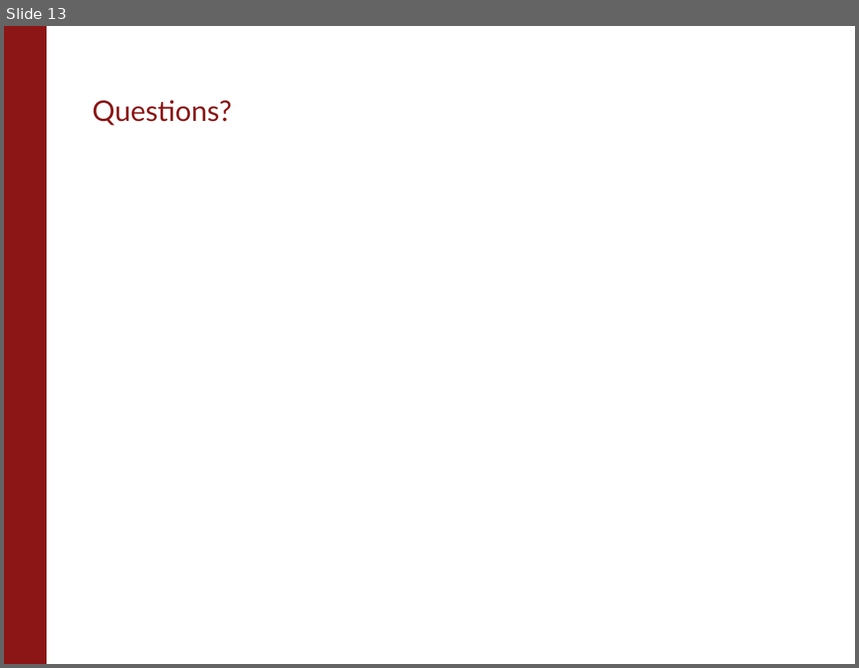
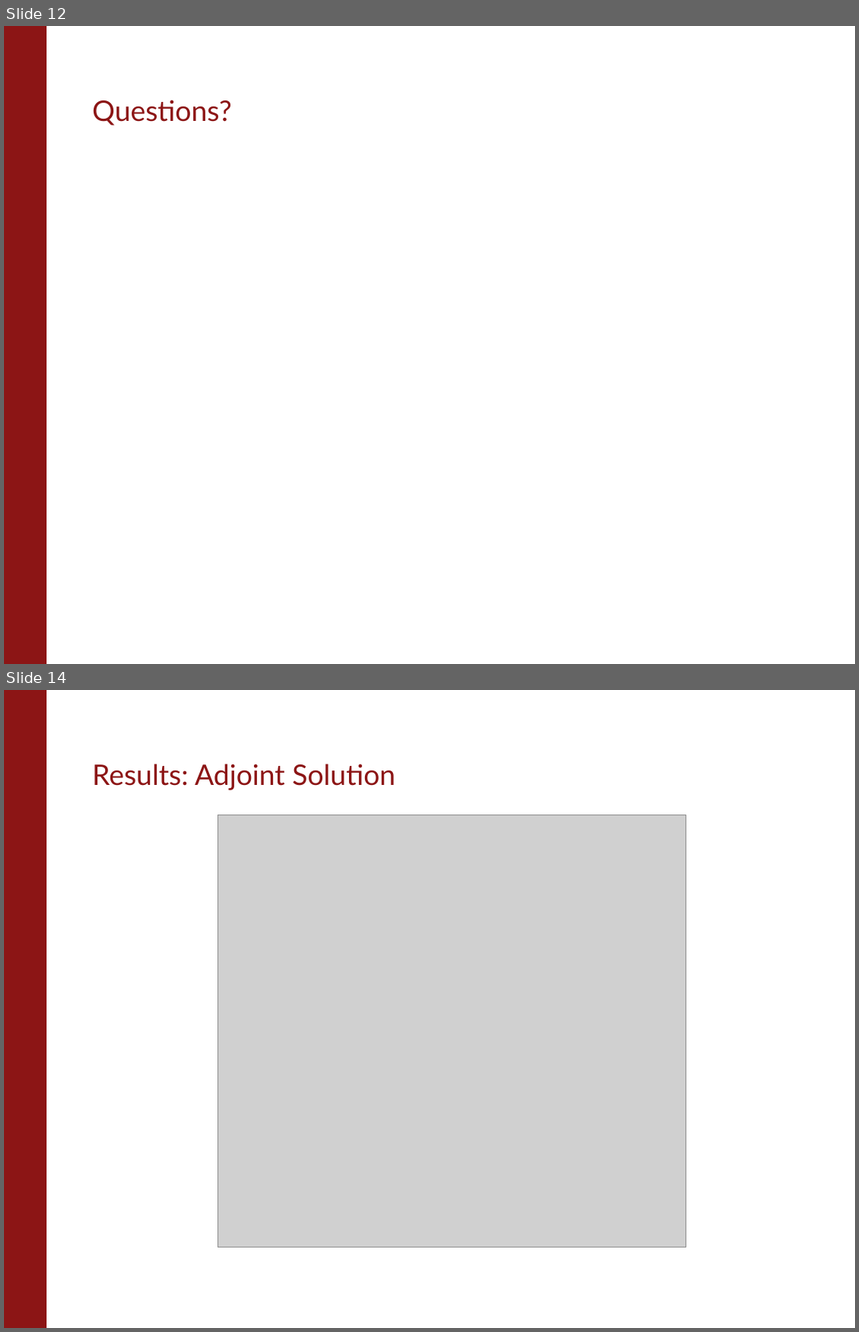
Before and after one commit to su2code/Documentation, a slide deck: Presentations/1st Workshop/Running_SU2.pptx. Shown one above the other, each under a label of ours: slide 13 before the commit, slides 12 and 14 after it; the slides between them are not shown. The pictures are 859x668 and 859x1332 pixels, drawn with LibreOffice and Linux fonts; fonts in the diff are those of the drawing; grey boxes stand for pictures; background and template pictures are left out. Boxes give left, top, right and bottom in pixels: in the first picture for what was removed or moved away, otherwise in the second. Text is boxed around its words. In the diff, an @@ line names an element or a change of style, - is before the commit and + after.

```diff
--- a/Presentations/1st Workshop/Running_SU2.pptx
+++ b/Presentations/1st Workshop/Running_SU2.pptx
@@ slide 14 added at (4, 690, 855, 1328), background #FFFFFF; not listed: 1 template element that a slide beside it also shows @@
@@ title added at (92, 764, 395, 790), 24 pt, text #8C1515 @@
+Results: Adjoint Solution
@@ picture added at (218, 815, 686, 1248) @@
@@ what was slide 13 is now slide 12 @@
```
Also in this commit, not shown: 4 slides changed, 1 other slide added, 1 slide removed, 1 other file.
